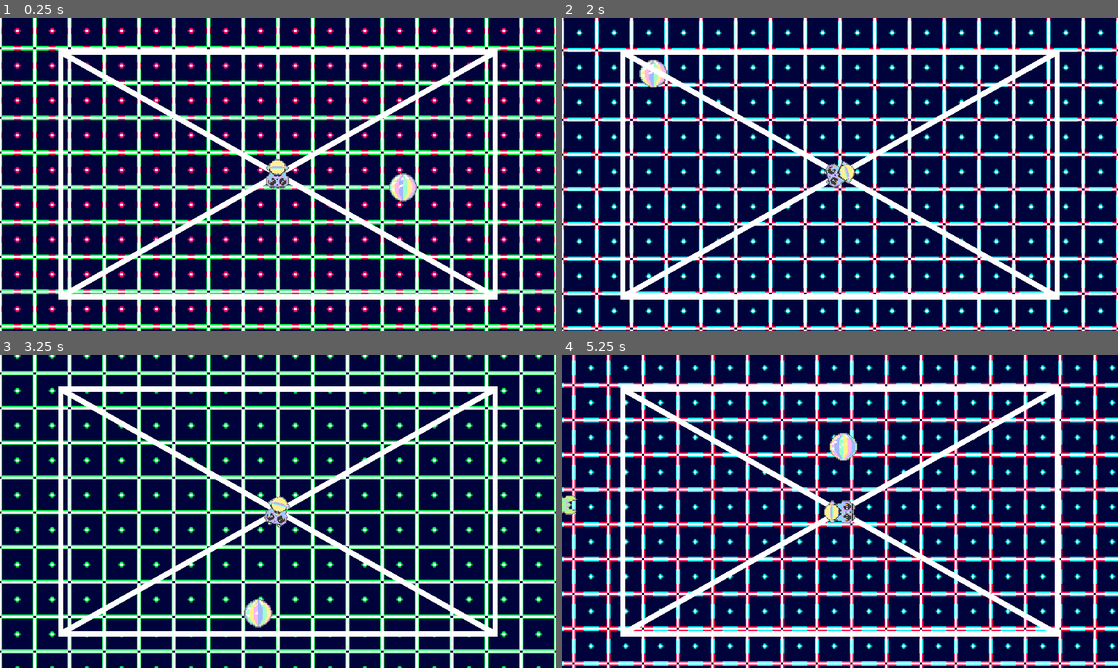
Above: before the commit, frames 1-4 (two rows, left to right).
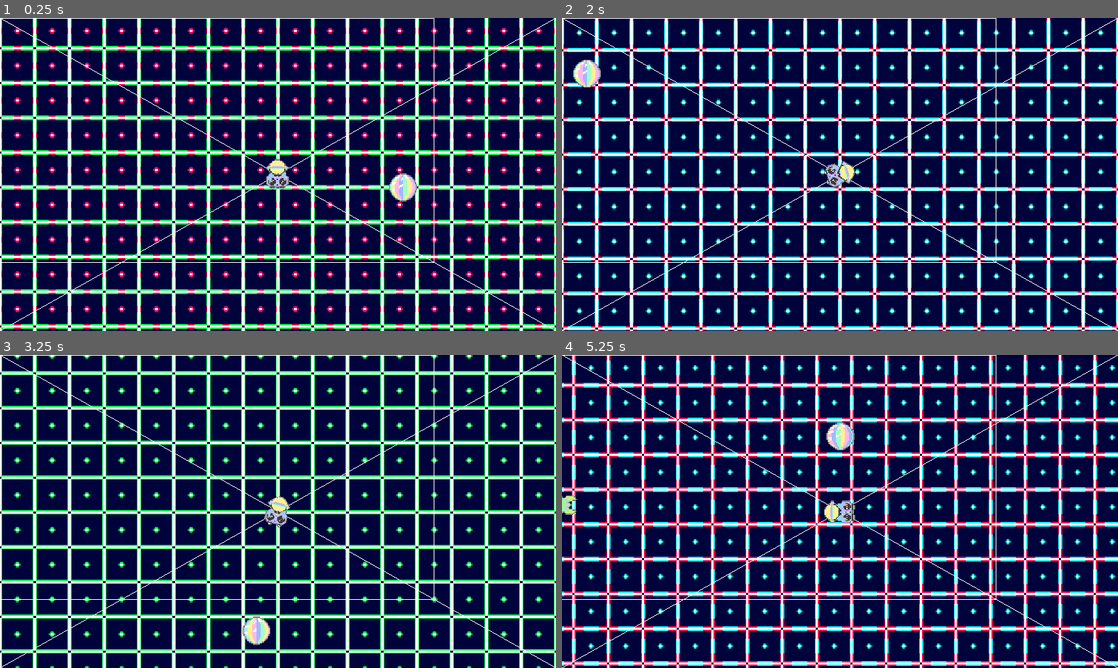
Above: after the commit, the same moments.

Repository: pong-bullet-heaven/pong-bullet-heaven
Game: Godot game, scene res://Levels/Main.tscn
The game is run twice, just before and just after one commit, with the same random seed, the same clock (stepped at 60 frames per second) and the same inputs. The engine's default icon, where the game draws it, is replaced by a stand-in: a white triangle on a blue panel in a dark square.
Inputs (mouse positions are in pixels of both pictures, inside the frame that each line leads up to):
- Up to frame 1 (0.25 s): no input
- Up to frame 2 (2 s): move the mouse to (962, 158) at 0.52 s; hold Right (move_right) 0.53-1.28 s; hold Space (action) 0.53-1.28 s; move the mouse to (728, 190) at 1.27 s; hold Down (move_down) from 1.28 s (still down); tap Space (action) at 1.35 s
- Up to frame 3 (3.25 s): move the mouse to (333, 442) at 2.02 s; release Down (move_down) at 2.03 s; hold Right (move_right) 2.03-2.78 s; hold Space (action) 2.03-2.78 s; move the mouse to (250, 574) at 2.77 s; hold Up (move_up) from 2.78 s (still down); tap Space (action) at 2.85 s
- Up to frame 4 (5.25 s): move the mouse to (1006, 558) at 3.52 s; release Up (move_up) at 3.53 s; hold Space (action) 3.53-4.28 s; hold Left (move_left) 3.53-5.03 s; tap F11 (toggle_fullscreen, bound only after the commit) at 4.15 s; move the mouse to (673, 464) at 4.27 s; tap Space (action) at 4.35 s; move the mouse to (867, 511) at 5.02 s; hold Down (move_down) from 5.03 s (still down); hold Space (action) from 5.03 s (still down)

The runs differ from the first frame. In frame 1, 6.5% of the frame differs, in the area x 0-100%, y 0-100%; in frame 2, 6.5%; in frame 3, 6.9%; in frame 4, 7.0%.

Commit message:
fix borders & toogle fullscreen

Diff:
--- a/Source/Ball/Ball.gd
+++ b/Source/Ball/Ball.gd
@@ -10,11 +10,13 @@
 #	pass
 
 func get_borders():
-	var window_size = OS.window_size
-	var window_size_half_x = window_size[0] / 2
-	var window_size_half_y = window_size[1] / 2
+	var offset = $CollisionShape2D.shape.radius
+	var window_size = get_viewport_rect().size
+	var window_size_half_x = window_size[0] / 2 - offset
+	var window_size_half_y = window_size[1] / 2 - offset
 	var player_position_x = Player.position[0]
 	var player_position_y = Player.position[1]
+
 	return {
 		"bottom": player_position_y + window_size_half_y,
 		"left": player_position_x - window_size_half_x,
--- a/Source/Debug.gd
+++ b/Source/Debug.gd
@@ -15,13 +15,13 @@
 func _draw():
 	var borders = get_borders()
 
-	draw_line(Vector2(borders.left, borders.top), Vector2(borders.right, borders.bottom), Color(255, 255, 255), 10)
-	draw_line(Vector2(borders.right, borders.top), Vector2(borders.left, borders.bottom), Color(255, 255, 255), 10)
+	draw_line(Vector2(borders.left, borders.top), Vector2(borders.right, borders.bottom), Color(255, 255, 255), 1)
+	draw_line(Vector2(borders.right, borders.top), Vector2(borders.left, borders.bottom), Color(255, 255, 255), 1)
 
-	draw_rect(Rect2(Vector2(borders.left, borders.top), OS.window_size), Color(255, 255, 255), false, 10)
+	draw_rect(Rect2(Vector2(borders.left, borders.top), OS.window_size), Color(255, 255, 255), false, 1)
 
 func get_borders():
-	var window_size = OS.window_size
+	var window_size = get_viewport_rect().size
 	var window_size_half_x = window_size[0] / 2
 	var window_size_half_y = window_size[1] / 2
 	var player_position_x = Player.position[0]
--- a/Source/UI/UI.gd
+++ b/Source/UI/UI.gd
@@ -12,9 +12,19 @@
 
 
 # Called every frame. 'delta' is the elapsed time since the previous frame.
-#func _process(delta):
-#	pass
+func _process(_delta):
+	if (Input.is_action_just_pressed("toggle_fullscreen")):
+		toggle_fullscreen()
 
+func toggle_fullscreen():
+	if (OS.window_fullscreen):
+		var screen = OS.get_screen_size()
+		var base = Vector2(1024, 576)
+		var div = screen / base
+		OS.window_size = floor(min(div[0], div[1])) * base
+		OS.window_fullscreen = false
+	else:
+		OS.window_fullscreen = true
 
 var debug_lines={}
 func draw_debug_line(tag,a,b,color=Color.blanchedalmond,thickness=5):
--- a/project.godot
+++ b/project.godot
@@ -70,6 +70,11 @@
 "events": [ Object(InputEventKey,"resource_local_to_scene":false,"resource_name":"","device":0,"alt":false,"shift":false,"control":false,"meta":false,"command":false,"pressed":false,"scancode":32,"physical_scancode":0,"unicode":0,"echo":false,"script":null)
  ]
 }
+toggle_fullscreen={
+"deadzone": 0.5,
+"events": [ Object(InputEventKey,"resource_local_to_scene":false,"resource_name":"","device":0,"alt":false,"shift":false,"control":false,"meta":false,"command":false,"pressed":false,"scancode":16777254,"physical_scancode":0,"unicode":0,"echo":false,"script":null)
+ ]
+}
 
 [mono]
 
